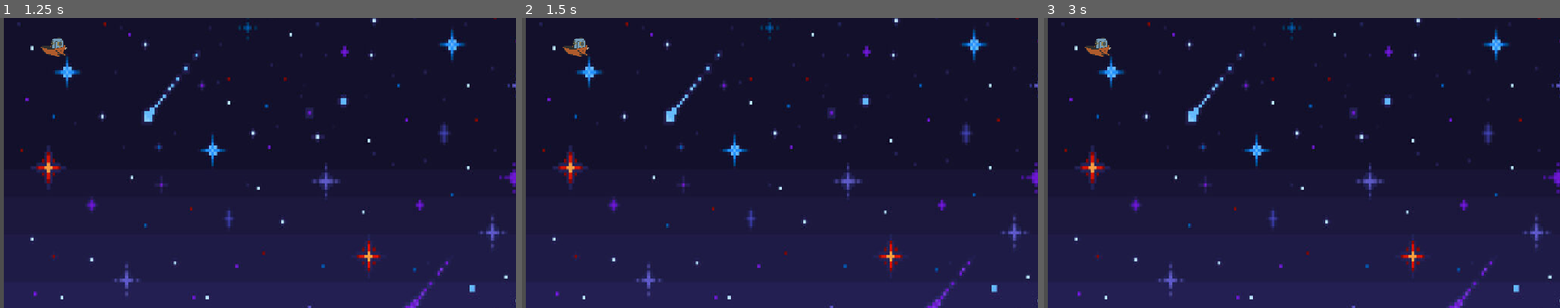
Above: before the commit, frames 1-3 (left to right).
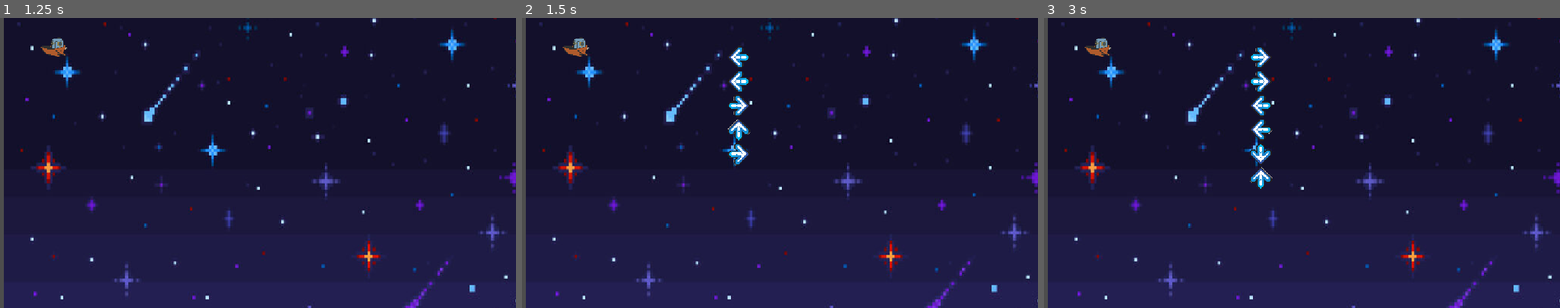
Above: after the commit, the same moments.

Repository: DudeNamedDarcy/CosmicJam2026
Game: Godot game, scene res://Scenes/game_scene.tscn
The game is run twice, just before and just after one commit, with the same random seed, the same clock (stepped at 60 frames per second) and the same inputs.
Inputs:
- Up to frame 1 (1.25 s): tap Enter at 0.5 s; hold Right (ComboRight) from 0.53 s (still down); hold Space (CastReel) from 0.53 s (still down)
- Up to frame 2 (1.5 s): release Right (ComboRight) at 1.28 s; release Space (CastReel) at 1.28 s; hold Down (ComboDown) from 1.28 s (still down); tap Space (CastReel) at 1.35 s
- Up to frame 3 (3 s): tap Enter at 2 s; release Down (ComboDown) at 2.03 s; hold Right (ComboRight) 2.03-2.78 s; hold Space (CastReel) 2.03-2.78 s; hold Up (ComboUp) from 2.78 s (still down); tap Space (CastReel) at 2.85 s

Frame 1 is identical in both runs. In frame 2, 0.7% of the frame differs, in the area x 39-45%, y 10-51%; in frame 3, 0.8%, in the area x 39-45%, y 10-59%.

Commit message:
added DDR inputs

Diff:
--- /dev/null
+++ b/Scenes/directional_arrow.gd
@@ -0,0 +1,17 @@
+extends Control
+class_name DirectionalArrow
+
+enum ArrowType { Up, Right, Down, Left }
+@onready var texture_rect: TextureRect = $TextureRect
+
+
+@export var arrows: Array[Texture] = []
+
+var arrowType: ArrowType
+
+func GetArrowType() -> ArrowType:
+	return arrowType
+# Called when the node enters the scene tree for the first time.
+func _ready() -> void:
+	arrowType = randi_range(0, 3)
+	texture_rect.texture = arrows[arrowType]
--- /dev/null
+++ b/Scenes/directional_arrow.tscn
@@ -0,0 +1,37 @@
+[gd_scene format=3 uid="uid://6iyexce2xnd8"]
+
+[ext_resource type="Texture2D" uid="uid://d368v0wdbfy83" path="res://arrow.png" id="1_57jjj"]
+[ext_resource type="Script" uid="uid://ce7klkj3k7t2e" path="res://Scenes/directional_arrow.gd" id="2_j8ccx"]
+[ext_resource type="Texture2D" uid="uid://c88q4fk7aqnoc" path="res://rightarrow.png" id="3_nhav6"]
+[ext_resource type="Texture2D" uid="uid://ofiwbm6m0v5h" path="res://downarrow.png" id="4_1c1jp"]
+[ext_resource type="Texture2D" uid="uid://briduyyojc78d" path="res://leftarrow.png" id="5_phuuy"]
+
+[node name="DirectionalArrow" type="Control" unique_id=1292948288]
+custom_minimum_size = Vector2(50, 50)
+custom_maximum_size = Vector2(50, 50)
+layout_mode = 3
+anchors_preset = 15
+anchor_right = 1.0
+anchor_bottom = 1.0
+offset_right = -1102.0
+offset_bottom = -598.0
+grow_horizontal = 2
+grow_vertical = 2
+script = ExtResource("2_j8ccx")
+arrows = Array[Texture]([ExtResource("1_57jjj"), ExtResource("3_nhav6"), ExtResource("4_1c1jp"), ExtResource("5_phuuy")])
+
+[node name="TextureRect" type="TextureRect" parent="." unique_id=171108889]
+custom_minimum_size = Vector2(50, 50)
+custom_maximum_size = Vector2(50, 50)
+layout_mode = 1
+anchors_preset = 15
+anchor_right = 1.0
+anchor_bottom = 1.0
+offset_left = 5.0
+offset_top = 5.0
+offset_right = 5.0
+offset_bottom = 5.0
+grow_horizontal = 2
+grow_vertical = 2
+texture = ExtResource("1_57jjj")
+expand_mode = 5
--- a/Scenes/game_scene.tscn
+++ b/Scenes/game_scene.tscn
@@ -22,8 +22,9 @@
 scale = Vector2(1.7024027, 2.1599998)
 texture = ExtResource("1_b6fju")
 
-[node name="PlayerController" parent="." unique_id=743970108 instance=ExtResource("1_x87qo")]
+[node name="PlayerController" parent="." unique_id=743970108 node_paths=PackedStringArray("vboxContainer") instance=ExtResource("1_x87qo")]
 position = Vector2(95, 64)
+vboxContainer = NodePath("../VBoxContainer")
 
 [node name="PlayerBounds" type="StaticBody2D" parent="." unique_id=955427512]
 
@@ -42,3 +43,12 @@
 position = Vector2(1100, 700)
 rotation = -1.5707964
 shape = SubResource("WorldBoundaryShape2D_6h5vk")
+
+[node name="VBoxContainer" type="VBoxContainer" parent="." unique_id=220851325]
+custom_minimum_size = Vector2(50, 50)
+propagate_maximum_size = false
+offset_left = 428.0
+offset_top = 58.0
+offset_right = 478.0
+offset_bottom = 758.0
+theme_override_constants/separation = 4
--- a/Scenes/player_controller.gd
+++ b/Scenes/player_controller.gd
@@ -1,5 +1,6 @@
 extends CharacterBody2D
 enum PlayerState { Idle, Moving, Casting, Fishing, Reeling }
+const DIRECTIONAL_ARROW = preload("res://Scenes/directional_arrow.tscn")
 
 #Upgradeable
 @export var maxMovementSpeed: float
@@ -8,9 +9,11 @@
 @export var maxCastPower: float
 
 @export var sprite: Sprite2D
+@export var vboxContainer: VBoxContainer
 var playerState: PlayerState = PlayerState.Idle
 var characterDirection: Vector2
 var castPower: float = 0.0
+var arrows: Array[DirectionalArrow] = []
 
 func _process(delta: float) -> void:
 	if Input.is_action_pressed("CastReel"):
@@ -29,11 +32,6 @@
 			playerState = PlayerState.Idle
 		else:
 			playerState = PlayerState.Moving
-
-
-
-
-
 	# Flip sprite TODO: Add squash and stretch
 	if characterDirection.x > 0:
 		sprite.flip_h = true
@@ -57,16 +55,52 @@
 		if velocity.dot(normal) < 0:
 			velocity = velocity.slide(normal)
 
-
 func _input(event: InputEvent) -> void:
 
 	if Input.is_action_just_released("CastReel") && playerState == PlayerState.Casting:
 		print("Total hold duration was: ", min(castPower, maxCastPower))
 		playerState = PlayerState.Fishing #the time spent waiting for fish
 		castPower = 0.0
+	elif event.is_action_pressed("CastReel"):
+		if playerState == PlayerState.Idle || playerState == PlayerState.Moving:
+				playerState = PlayerState.Casting
+		elif playerState == PlayerState.Fishing:
+			playerState = PlayerState.Reeling
+			StartReelingMinigame()
+	elif playerState == PlayerState.Reeling:
+		if event.is_action_pressed("ComboUp"):
+			print("UP")
+			CheckArrow(DirectionalArrow.ArrowType.Up)
+		elif event.is_action_pressed("ComboRight"):
+			CheckArrow(DirectionalArrow.ArrowType.Right)
+		elif event.is_action_pressed("ComboDown"):
+			CheckArrow(DirectionalArrow.ArrowType.Down)
+		elif event.is_action_pressed("ComboLeft"):
+			CheckArrow(DirectionalArrow.ArrowType.Left)
 
-	if event.is_action_pressed("CastReel"):
-		if playerState == PlayerState.Idle || playerState == PlayerState.Moving:
-				playerState = PlayerState.Casting #allow player to choose direction then strength
-		elif playerState == PlayerState.Fishing:
-			playerState = PlayerState.Reeling #the time spent comboing
+func CheckArrow(input_arrow: DirectionalArrow.ArrowType) -> void:
+	if arrows.is_empty():
+		return
+	if arrows[0].GetArrowType() == input_arrow:
+		var arrow = arrows.pop_front()
+		Input.start_joy_vibration(0, 0.5, 0.8, .3)
+		arrow.queue_free()
+
+		if arrows.is_empty():
+			print("Combo complete!")
+			EndFishing()
+	else:
+		EndFishing()
+
+func StartReelingMinigame() -> void:
+	var numFish = randi_range(1, 5) #replace with getfish
+	var comboLength = 4 + numFish - 1
+	for i in comboLength:
+		var arrow_instance = DIRECTIONAL_ARROW.instantiate()
+		arrows.append(arrow_instance)
+		vboxContainer.add_child(arrow_instance)
+
+func EndFishing() -> void:
+	playerState = PlayerState.Idle
+	for child in vboxContainer.get_children():
+		child.queue_free()
Not shown, added: Scenes/directional_arrow.gd.uid
Binary file added: arrow.png
Not shown, added: arrow.png.import
Binary file added: downarrow.png
Not shown, added: downarrow.png.import
Binary file added: leftarrow.png
Not shown, added: leftarrow.png.import
Binary file added: rightarrow.png
Not shown, added: rightarrow.png.import
